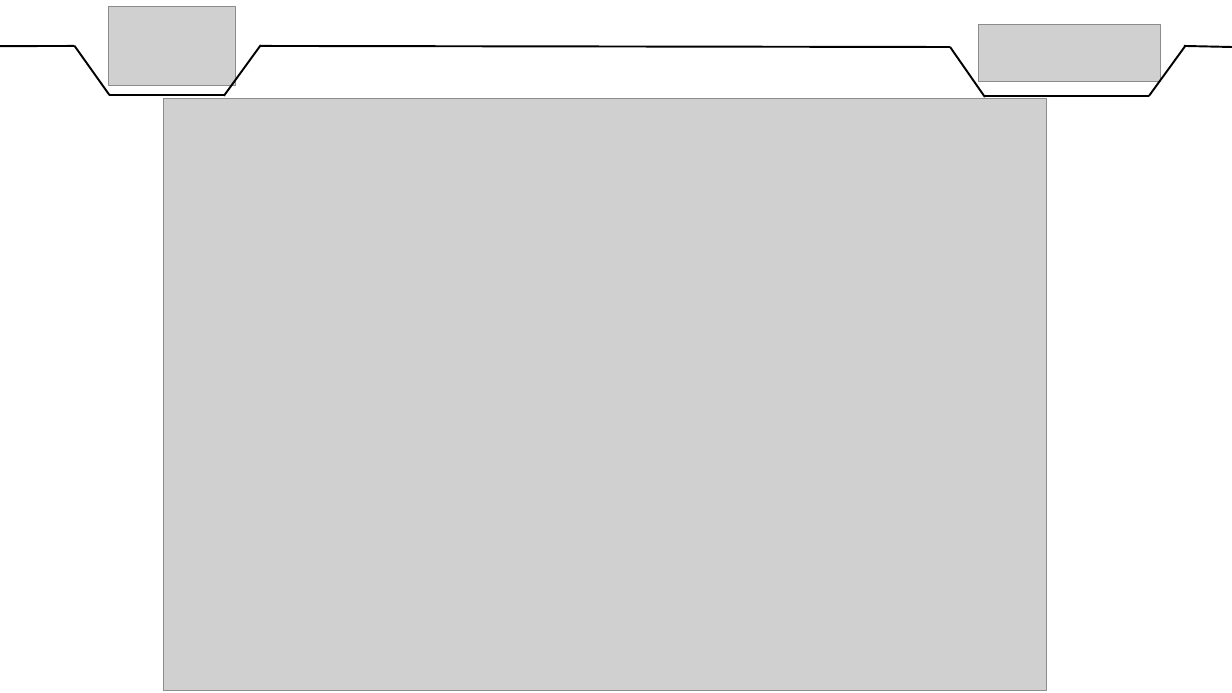
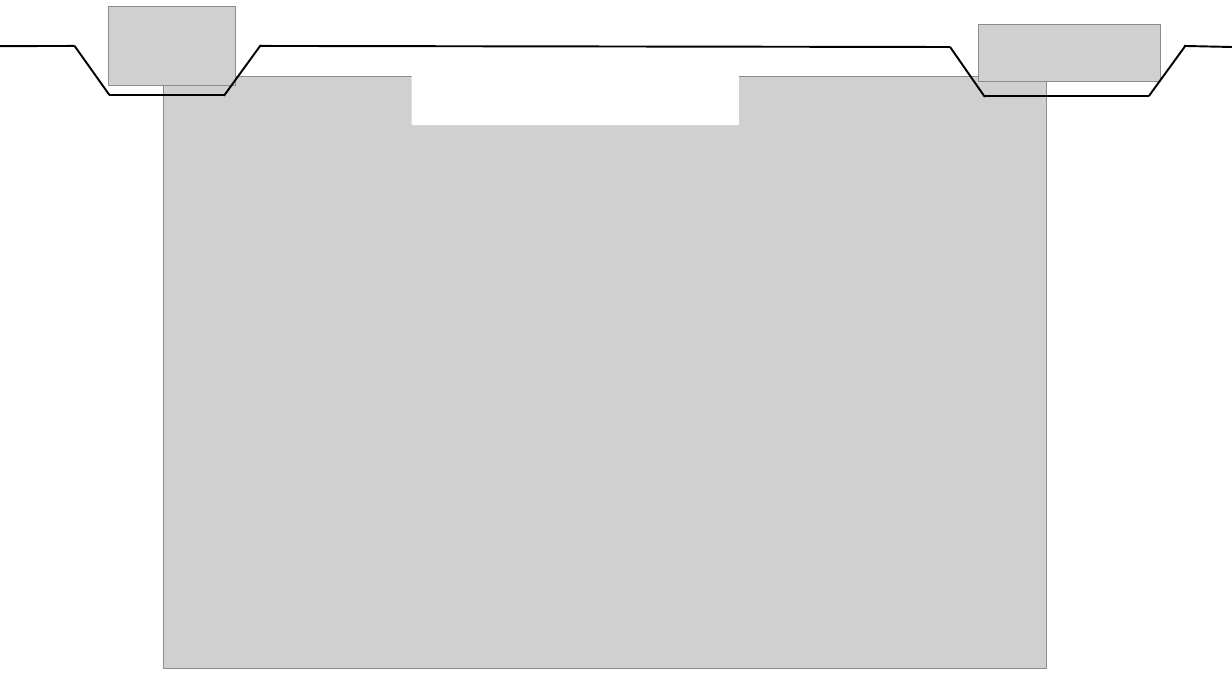
Before and after one commit to DylanChe/SupervisionSerre, a slide deck: slide 4 of oral_projet/revue_2/diaporama_revues_samuel.pptx. Drawn at 1232x693 pixels with LibreOffice and Linux fonts; fonts in the diff are those of the drawing; grey boxes stand for pictures. Boxes give left, top, right and bottom in pixels: in the first picture for what was removed or moved away, otherwise in the second. Text is boxed around its words. In the diff, an @@ line names an element or a change of style, - is before the commit and + after.

```diff
--- a/oral_projet/revue_2/diaporama_revues_samuel.pptx
+++ b/oral_projet/revue_2/diaporama_revues_samuel.pptx
@@ picture: place and size @@
-picture at <box>164,98,1046,690</box>
+picture at <box>164,77,1046,669</box>
@@ rectangle added at <box>412,76,739,125</box>, fill #FFFFFF @@
```
Also in this commit, not shown: 3 other files.
